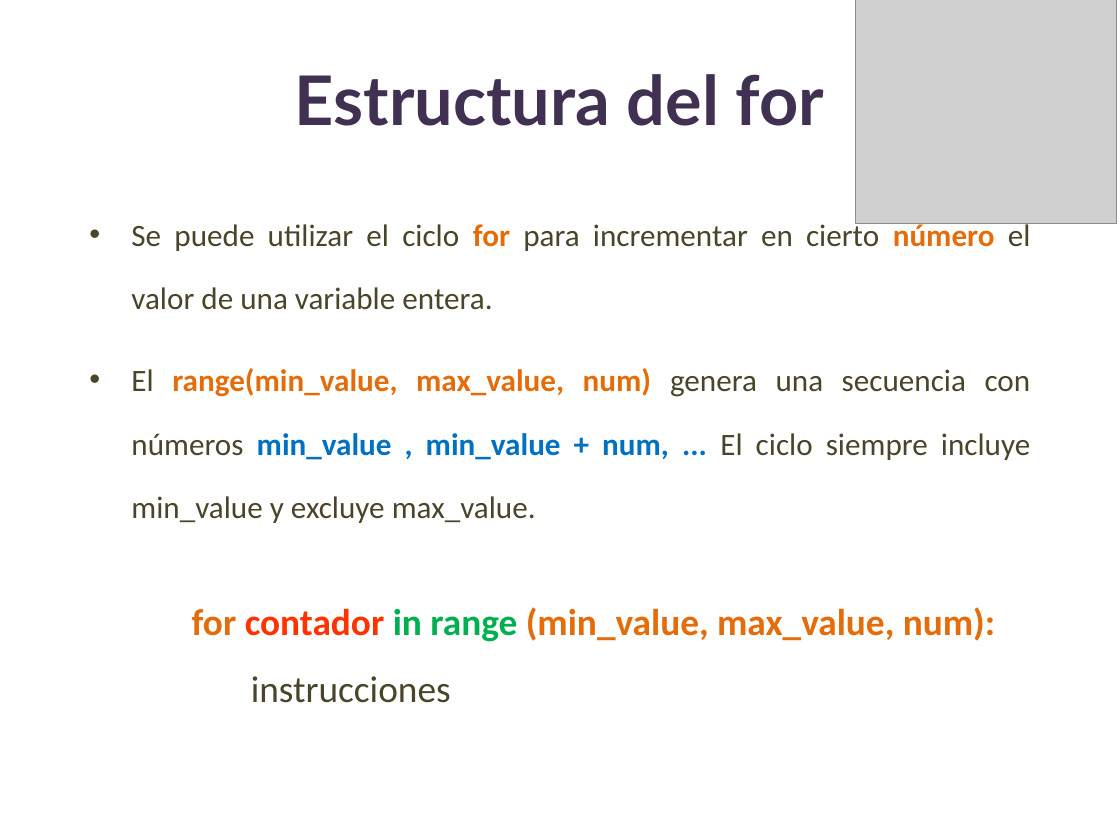
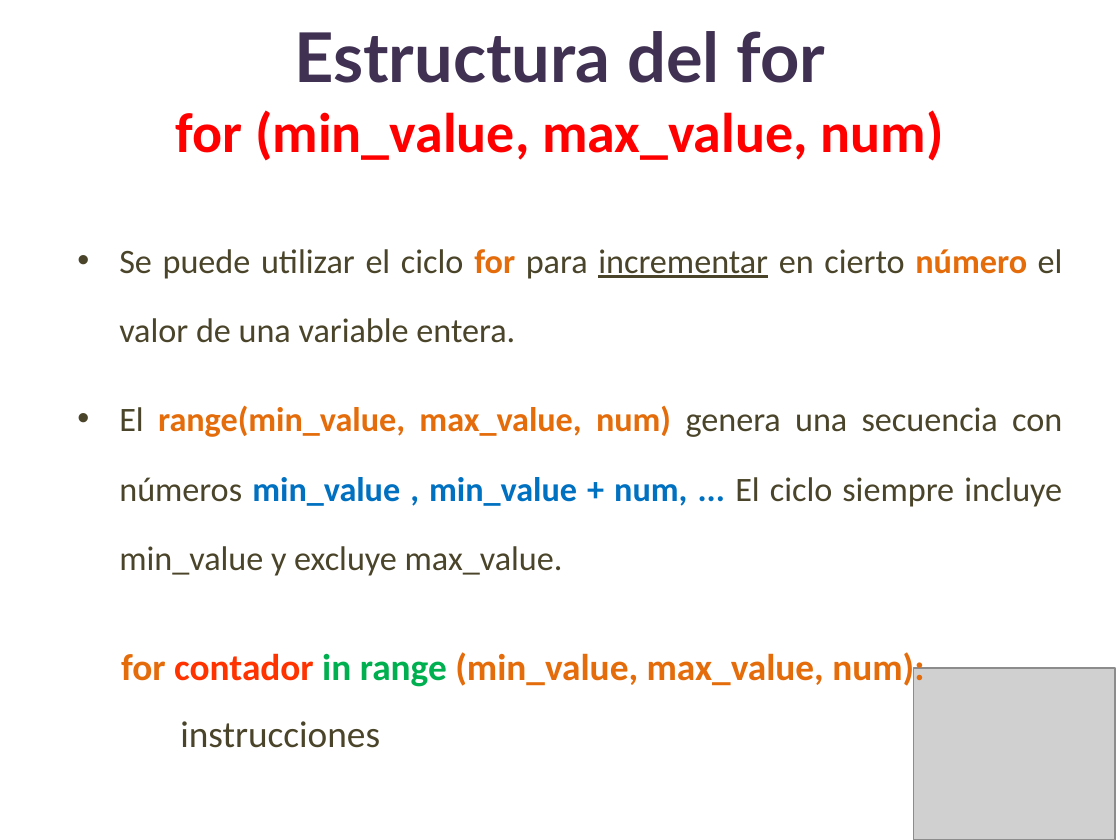
Before and after one commit to lizetheP/PensamientoC, a slide deck: slide 16 of CalendarioAgo20/presentaciones/8_For.pptx (slide 19 before the commit). Drawn at 1120x840 pixels with LibreOffice and Linux fonts; fonts in the diff are those of the drawing; grey boxes stand for pictures. Boxes give left, top, right and bottom in pixels: in the first picture for what was removed or moved away, otherwise in the second. Text is boxed around its words. In the diff, an @@ line names an element or a change of style, - is before the commit and + after.

```diff
--- a/CalendarioAgo20/presentaciones/8_For.pptx
+++ b/CalendarioAgo20/presentaciones/8_For.pptx
@@ picture removed at (x1=856, y1=0, x2=1117, y2=223) @@
@@ title at (x1=176, y1=31, x2=944, y2=161): text changed; size 44 to 36 pt; font Lato to Calibri; text colour #403152 to #FF0000 @@
-Estructura del for
+Estructura del for
+for (min_value, max_value, num)
@@ text "Se puede utilizar el ciclo ..." moved from (x1=131, y1=219, x2=1031, y2=523) to (x1=119, y1=249, x2=1063, y2=576) @@
@@ text "Se puede utilizar el ciclo ..." at (x1=119, y1=249, x2=1063, y2=576): size 20 to 22 pt; underline on in "incrementar" @@
@@ text "for contador in range (min_value, ..." moved from (x1=192, y1=607, x2=995, y2=703) to (x1=121, y1=652, x2=924, y2=748) @@
@@ picture added at (x1=914, y1=668, x2=1116, y2=840) @@
```
Also in this commit, not shown: 13 other slides changed, 7 other files.
